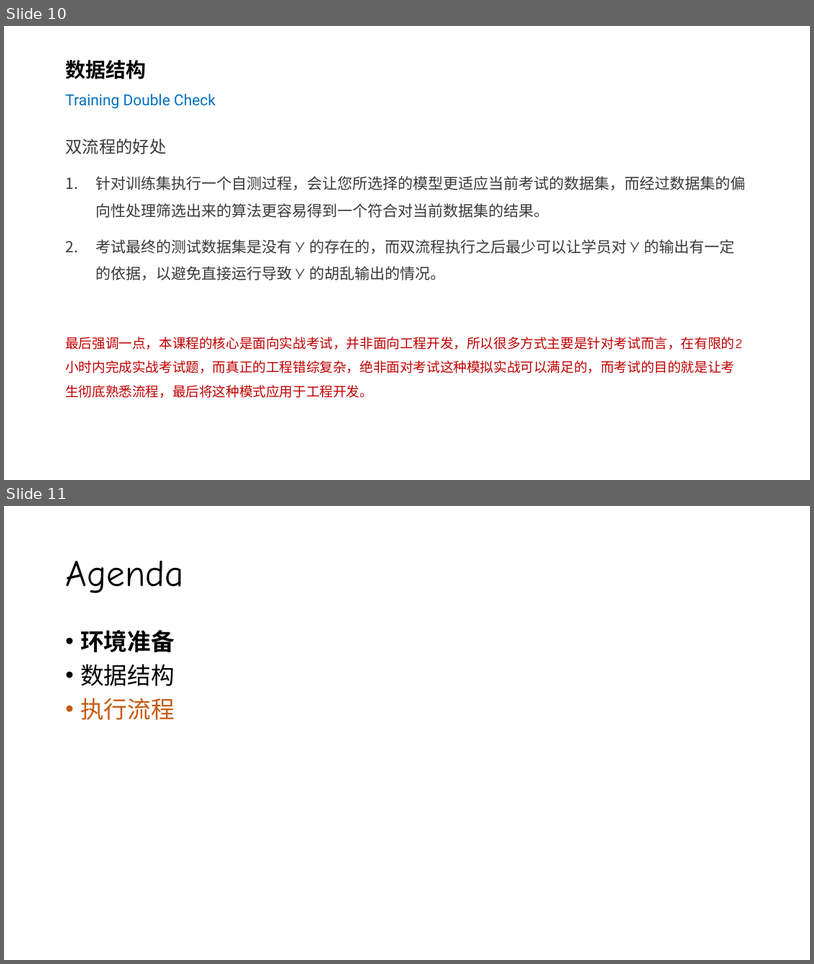
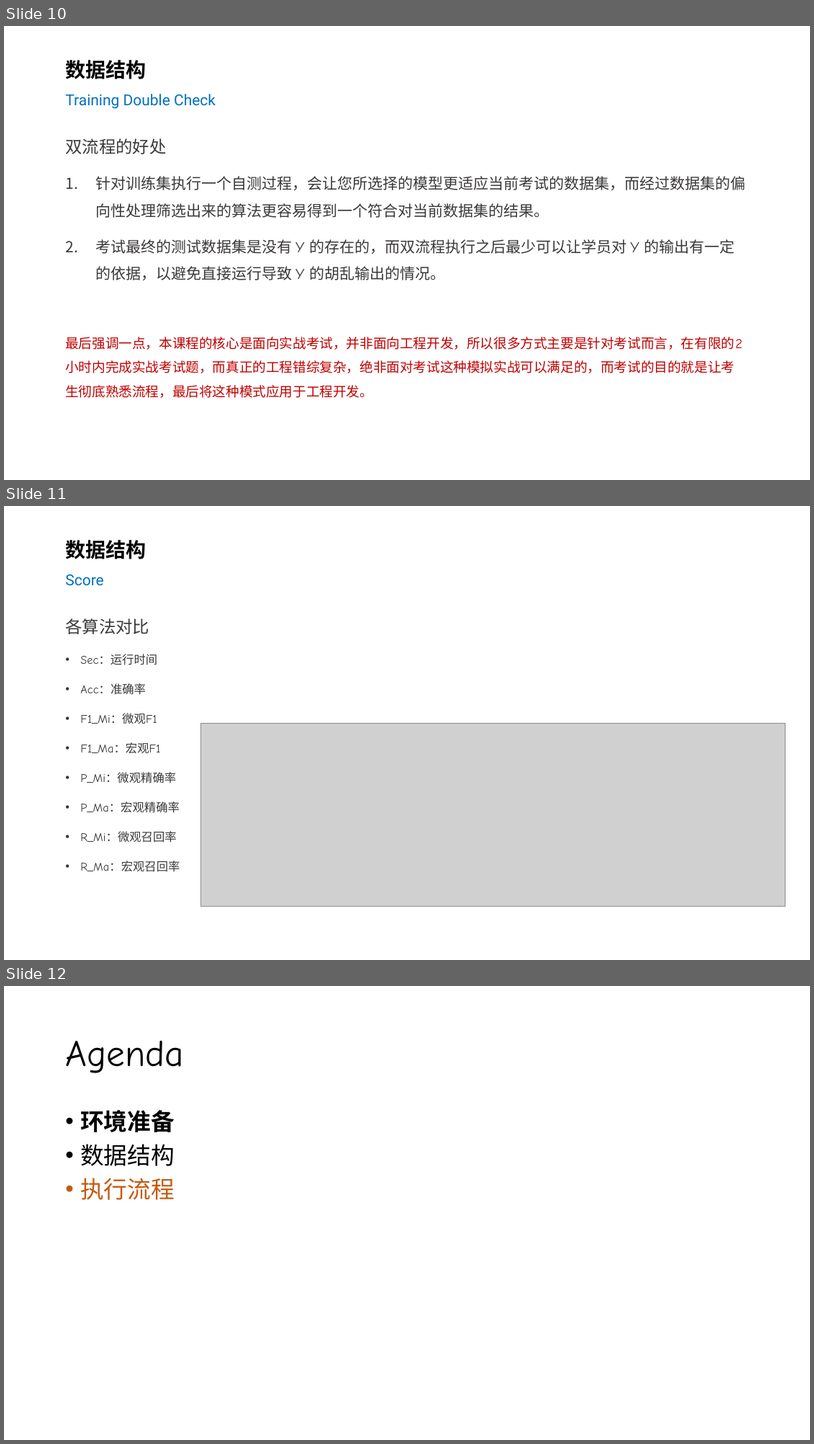
Before and after one commit to silentbalanceyh/cda-exam, a slide deck: ppt/01.基本准备.pptx. Shown one above the other, each under a label of ours: slides 10 and 11 before the commit, slides 10, 11 and 12 after it. The pictures are 814x964 and 814x1444 pixels, drawn with LibreOffice and Linux fonts; fonts in the diff are those of the drawing; grey boxes stand for pictures; background and template pictures are left out. Boxes give left, top, right and bottom in pixels: in the first picture for what was removed or moved away, otherwise in the second. Text is boxed around its words. In the diff, an @@ line names an element or a change of style, - is before the commit and + after.

Commit message:
PPT Update

```diff
--- a/ppt/01.基本准备.pptx
+++ b/ppt/01.基本准备.pptx
@@ slide 11 added at bbox=[4, 506, 810, 960], background #FFFFFF @@
@@ title added at bbox=[65, 540, 146, 586], 18 pt, text #0070C0 @@
+数据结构
+Score
@@ text added at bbox=[65, 618, 180, 872], 14 pt, text #3B3838 @@
+各算法对比
+• Sec：运行时间
+• Acc：准确率
+• F1_Mi：微观F1
+• F1_Ma：宏观F1
+• P_Mi：微观精确率
+• P_Ma：宏观精确率
+• R_Mi：微观召回率
+• R_Ma：宏观召回率
@@ picture added at bbox=[201, 723, 786, 906] @@
@@ what was slide 11 is now slide 12 @@
```
